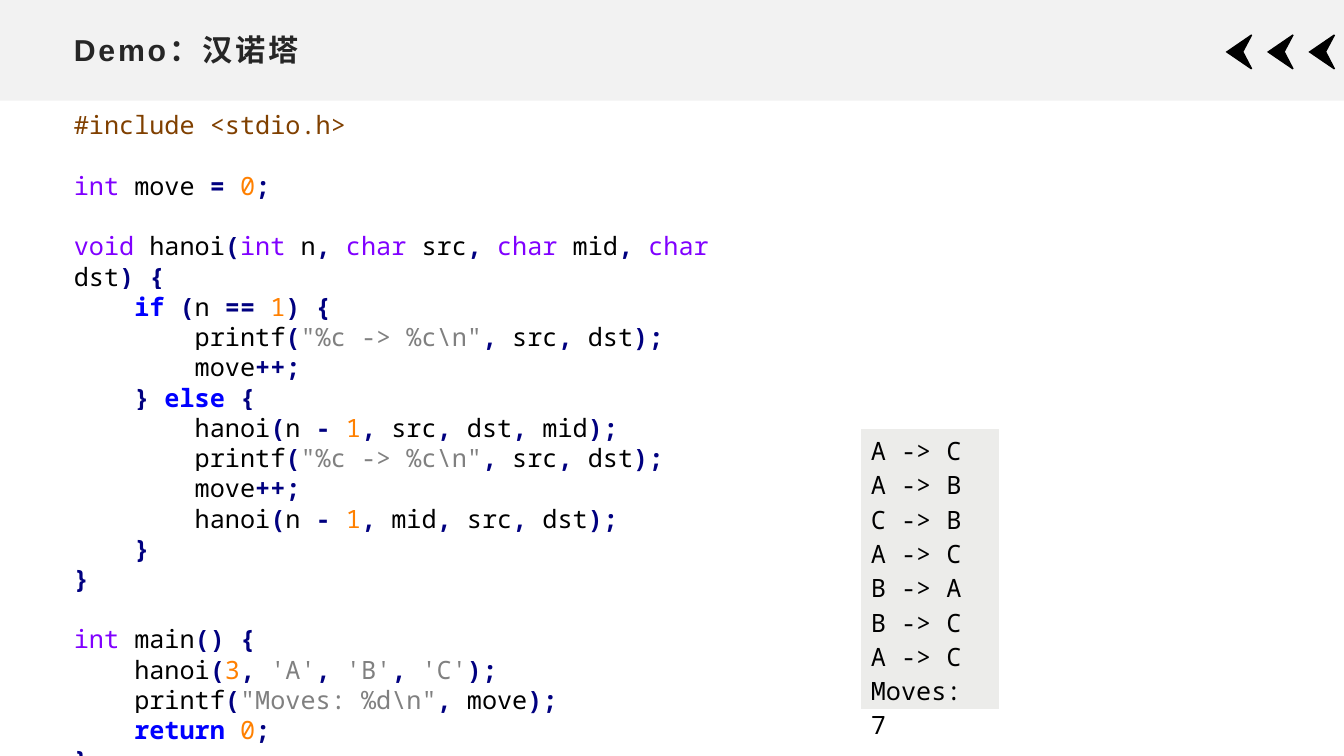
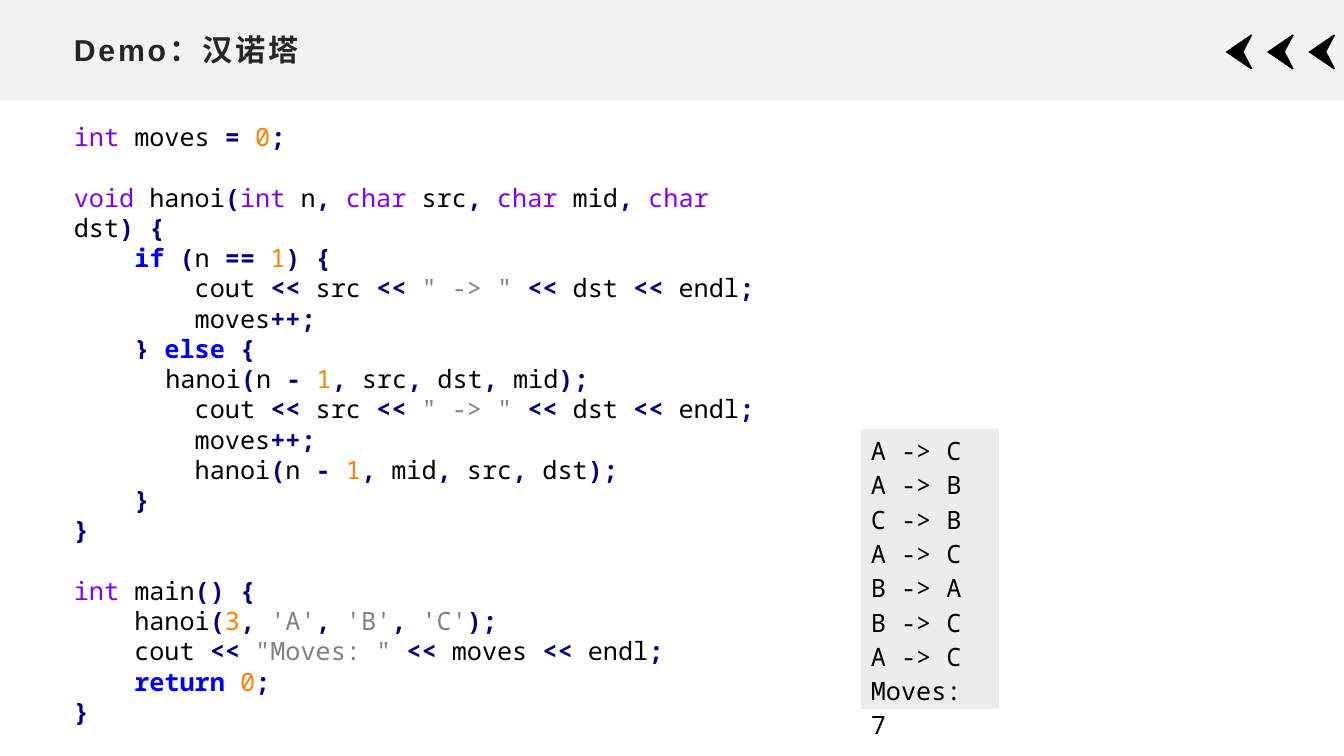
Before and after one commit to xdai02/C_Plus_Plus, a slide deck: slide 96 of slides/Chapter5.pptx. Drawn at 1344x756 pixels with LibreOffice and Linux fonts; fonts in the diff are those of the drawing. Boxes give left, top, right and bottom in pixels: in the first picture for what was removed or moved away, otherwise in the second. Text is boxed around its words. In the diff, an @@ line names an element or a change of style, - is before the commit and + after.

```diff
--- a/slides/Chapter5.pptx
+++ b/slides/Chapter5.pptx
@@ text "int moves = 0;": place and size @@
-text "int moves = 0;" at (74,115,708,743)
+text "int moves = 0;" at (74,127,755,695)
@@ text "int moves = 0;" at (74,127,755,695): alignment left to justified @@
@@ text at (74,127,285,150): text changed; text colour #804000 to #000000 @@
-#include <stdio.h>
-int move = 0;
+int moves = 0;
@@ text at (195,278,755,332): text changed @@
-printf("%c -> %c\n", src, dst);
-move++;
+cout << src << " -> " << dst << endl;
+moves++;
@@ text at (195,399,755,452): text changed @@
-printf("%c -> %c\n", src, dst);
-move++;
+cout << src << " -> " << dst << endl;
+moves++;
@@ text at (134,641,664,664): text changed; text colour #808080 to #000000 @@
-printf("Moves: %d\n", move);
+cout << "Moves: " << moves << endl;
```
Also in this commit, not shown: 27 other slides changed, 9 other files.
